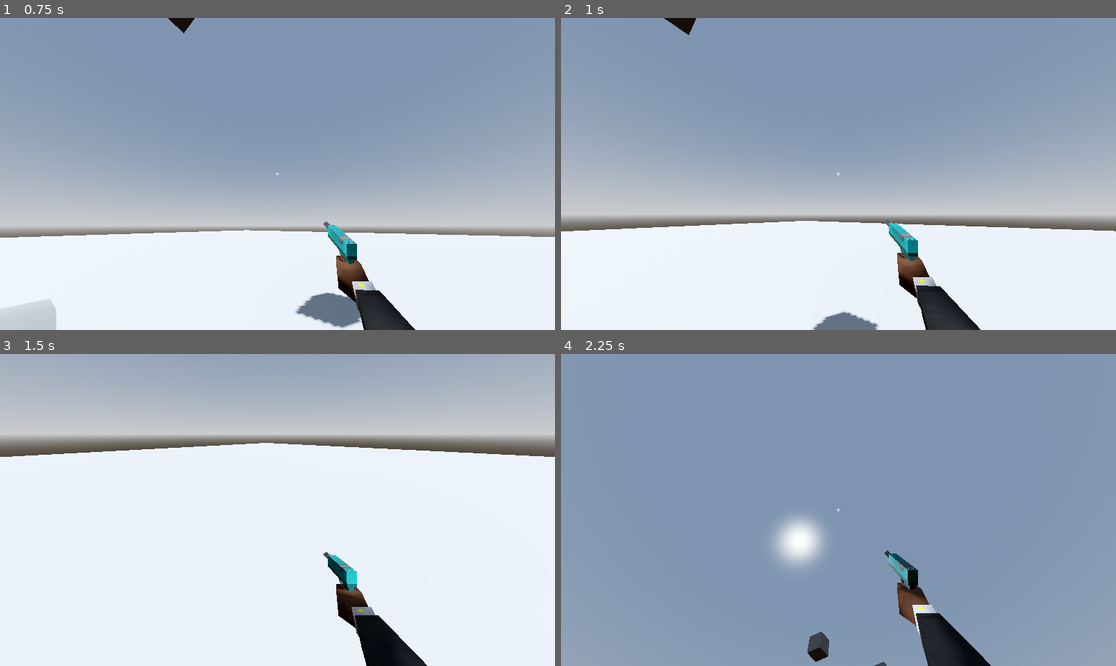
Above: before the commit, frames 1-4 (two rows, left to right).
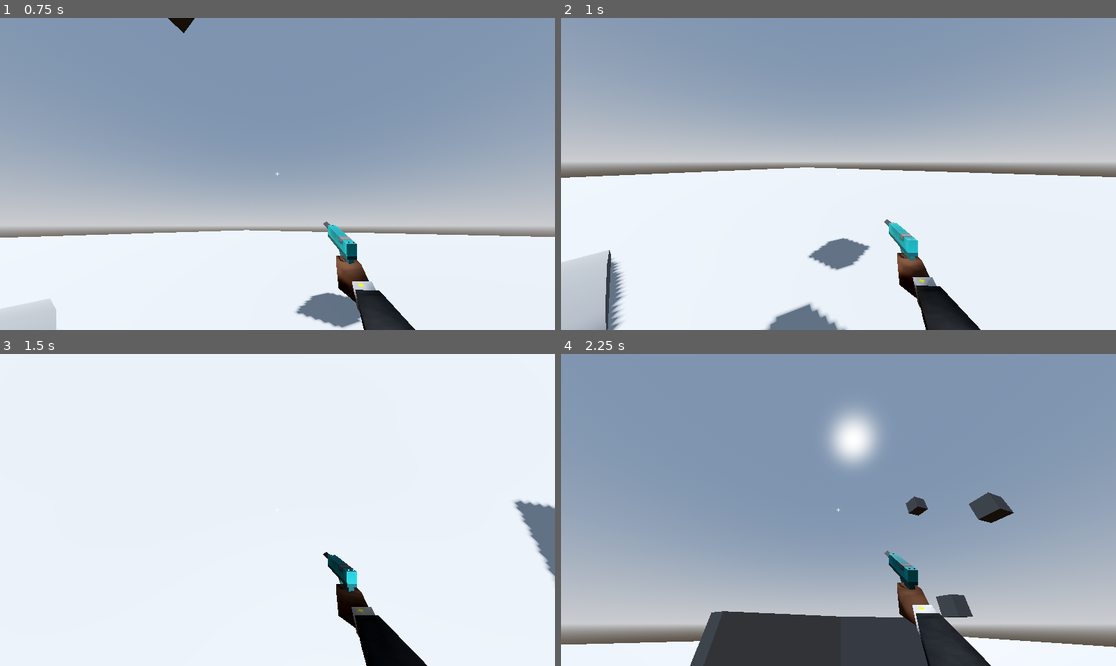
Above: after the commit, the same moments.

Repository: TheoLomeuBraga/kill-the-tower-boss
Game: Godot game, scene res://player/test_level.tscn
Same seed, same stepped clock (60 frames per second), same inputs: the game is played once before the commit and once after it. The project has no main scene, so this scene is started directly.
Inputs (mouse positions are in pixels of both pictures, inside the frame that each line leads up to):
- Up to frame 1 (0.75 s): move the mouse to (399, 158) at 0.52 s; hold D (right) from 0.53 s (still down); tap F (grapple, bound only before the commit) at 0.6 s
- Up to frame 2 (1 s): keep holding D (right); tap Space (jump) at 0.77 s; tap Down (look_down) at 0.8 s
- Up to frame 3 (1.5 s): tap Space (jump) at 1.07 s; move the mouse to (166, 525) at 1.27 s; release D (right) at 1.28 s; hold S (back) from 1.28 s (still down); tap Down (look_down) at 1.35 s
- Up to frame 4 (2.25 s): tap Space (jump) at 1.52, 1.82 s; tap Left (look_left) at 1.55, 2.1 s; move the mouse to (894, 441) at 2.02 s; release S (back) at 2.03 s; hold D (right) from 2.03 s (still down)

Frame 1 is identical in both runs. In frame 2, 39% of the frame differs, in the area x 0-100%, y 0-100%; in frame 3, 32%; in frame 4, 37%.

Commit message:
add graple hope

Diff:
--- a/player/gun_control.gd
+++ b/player/gun_control.gd
@@ -2,7 +2,36 @@
 class_name GunControl
 
 @export var body : CharacterBody3D
-@export var model : PlayerModel
+@export var player_movement : PlayerMovement
+@export var player_model : PlayerModel
 
 @export var inventory : Array[GunInfo]
 @export var current_wepon : int = 0
+
+
+
+func set_gun(no : int) -> void:
+	if current_wepon == min(no,inventory.size() -1):
+		return
+	current_wepon = min(no,inventory.size() -1)
+	player_model.set_gun(inventory[current_wepon].name)
+
+func shot() -> void:
+	player_model.gun.shot = true
+	if inventory[current_wepon].special_type == "grapple":
+		player_movement.launch_grapple()
+
+func _process(delta: float) -> void:
+	if Input.is_action_just_pressed("wepon_1"):
+		set_gun(0)
+	elif Input.is_action_just_pressed("wepon_2"):
+		set_gun(1)
+	elif Input.is_action_just_pressed("wepon_3"):
+		set_gun(2)
+	elif Input.is_action_just_pressed("wepon_4"):
+		set_gun(3)
+	elif Input.is_action_just_pressed("wepon_5"):
+		set_gun(4)
+
+	if Input.is_action_just_pressed("shot") and player_model.gun != null:
+		shot()
--- a/player/gun_data/gun_info.gd
+++ b/player/gun_data/gun_info.gd
@@ -1,6 +1,7 @@
 extends Resource
 class_name GunInfo
 
+@export var name : String
 @export var special_type : String = ""
 
 @export var bullets_per_shot : int = 1
--- a/player/guns/grapple/grapple.tscn
+++ b/player/guns/grapple/grapple.tscn
@@ -3,7 +3,7 @@
 [ext_resource type="PackedScene" uid="uid://dgt6fy64slmks" path="res://player/guns/grapple/grapple.glb" id="1_ox12o"]
 [ext_resource type="Script" uid="uid://uyx3n3xxv01s" path="res://player/guns/gun_model.gd" id="2_0cnga"]
 
-[node name="grapple" unique_id=381191971 node_paths=PackedStringArray("gun", "muzle", "arm_l", "pole_l", "hand_l", "arm_r", "pole_r", "hand_r") instance=ExtResource("1_ox12o")]
+[node name="grapple" unique_id=869399940 node_paths=PackedStringArray("gun", "muzle", "arm_l", "pole_l", "hand_l", "arm_r", "pole_r", "hand_r", "animation_player") instance=ExtResource("1_ox12o")]
 script = ExtResource("2_0cnga")
 gun = NodePath("Armature")
 muzle = NodePath("Armature/Skeleton3D/Bone/muzle")
@@ -13,12 +13,15 @@
 arm_r = NodePath("arm_r")
 pole_r = NodePath("pole_r")
 hand_r = NodePath("Armature/Skeleton3D/Bone/hand_r")
+animation_player = NodePath("AnimationPlayer")
 
-[node name="Cube" parent="Armature/Skeleton3D/Bone" parent_id_path=PackedInt32Array(1789606940) index="0" unique_id=2005046299]
+[node name="Cube" parent="Armature/Skeleton3D/Bone" parent_id_path=PackedInt32Array(1881121429) index="0" unique_id=1991105473]
 cast_shadow = 0
 
-[node name="Cylinder" parent="Armature/Skeleton3D/Bone" parent_id_path=PackedInt32Array(1789606940) index="1" unique_id=1645523518]
+[node name="Cylinder" parent="Armature/Skeleton3D/Bone" parent_id_path=PackedInt32Array(1881121429) index="1" unique_id=1976997781]
+visible = false
 cast_shadow = 0
 
-[node name="Plane" parent="Armature/Skeleton3D/Bone" parent_id_path=PackedInt32Array(1789606940) index="4" unique_id=1935118679]
+[node name="Plane" parent="Armature/Skeleton3D/Bone" parent_id_path=PackedInt32Array(1881121429) index="4" unique_id=1930461085]
+visible = false
 cast_shadow = 0
--- a/player/guns/gun_model.gd
+++ b/player/guns/gun_model.gd
@@ -30,12 +30,14 @@
 @export var shot : bool :
 	set(value):
 
-		if is_auto:
-			shot = value
-			if value:
-				animation_player.play(shot_animation)
+		if animation_player != null:
+
+			if is_auto:
+				shot = value
+				if value:
+					animation_player.play(shot_animation)
+				else:
+					animation_player.stop()
 			else:
 				animation_player.stop()
-		else:
-			animation_player.stop()
-			animation_player.play(shot_animation)
+				animation_player.play(shot_animation)
--- a/player/player.tscn
+++ b/player/player.tscn
@@ -14,13 +14,26 @@
 
 [sub_resource type="Resource" id="Resource_rgyib"]
 script = ExtResource("3_qjkh3")
+name = "pistol"
 bullet_info = SubResource("Resource_boad6")
 metadata/_custom_type_script = "uid://5ihhl4vr45q5"
 
 [sub_resource type="Resource" id="Resource_hg6s5"]
 script = ExtResource("3_qjkh3")
+name = "grapple"
 special_type = "grapple"
 metadata/_custom_type_script = "uid://5ihhl4vr45q5"
+
+[sub_resource type="StandardMaterial3D" id="StandardMaterial3D_qjkh3"]
+albedo_color = Color(0.0885599, 0.0885599, 0.0885599, 1)
+
+[sub_resource type="CylinderMesh" id="CylinderMesh_qjkh3"]
+material = SubResource("StandardMaterial3D_qjkh3")
+top_radius = 0.01
+bottom_radius = 0.01
+height = 1.0
+radial_segments = 4
+rings = 0
 
 [node name="Player" type="CharacterBody3D" unique_id=696039800]
 
@@ -38,10 +51,11 @@
 [node name="RayCast3D" type="RayCast3D" parent="Camera3D" unique_id=220714997]
 target_position = Vector3(0, 0, -100)
 
-[node name="GunControl" type="Node" parent="Camera3D" unique_id=816634884 node_paths=PackedStringArray("body", "model")]
+[node name="GunControl" type="Node" parent="Camera3D" unique_id=816634884 node_paths=PackedStringArray("body", "player_movement", "player_model")]
 script = ExtResource("2_g1dw6")
 body = NodePath("../..")
-model = NodePath("../PlayerModel")
+player_movement = NodePath("../../PlayerMovement")
+player_model = NodePath("../PlayerModel")
 inventory = Array[ExtResource("3_qjkh3")]([SubResource("Resource_rgyib"), SubResource("Resource_hg6s5")])
 
 [node name="HUD" type="Control" parent="." unique_id=627942019]
@@ -64,8 +78,17 @@
 layout_mode = 2
 text = "+"
 
-[node name="PlayerMovement" type="Node" parent="." unique_id=494941887 node_paths=PackedStringArray("camera", "model", "grapple_raycast")]
+[node name="PlayerMovement" type="Node" parent="." unique_id=494941887 node_paths=PackedStringArray("camera", "model", "grapple_raycast", "grapple_hope")]
 script = ExtResource("1_oul6g")
 camera = NodePath("../Camera3D")
 model = NodePath("../Camera3D/PlayerModel")
 grapple_raycast = NodePath("../Camera3D/RayCast3D")
+grapple_hope = NodePath("../grapple_hope")
+
+[node name="grapple_hope" type="Node3D" parent="." unique_id=626555924]
+visible = false
+
+[node name="grapple_hope" type="MeshInstance3D" parent="grapple_hope" unique_id=1792813853]
+transform = Transform3D(1, 0, 0, 0, -4.371139e-08, -1, 0, 1, -4.371139e-08, 0, 0, -0.5)
+cast_shadow = 0
+mesh = SubResource("CylinderMesh_qjkh3")
--- a/player/player_model/player_model.gd
+++ b/player/player_model/player_model.gd
@@ -32,13 +32,26 @@
 
 func set_gun( name : String ) -> void:
 	if guns_models.has(name):
+
+		if drop_wepon_tween != null:
+			drop_wepon_tween.stop()
+
+		gun_animations.drop_wepon_estate = 1.0
+
 		gun.queue_free()
 		gun = guns_models[name].instantiate()
+		gun.visible = false
+		arms.visible = false
 		add_child(gun)
 
 		drop_wepon_tween = create_tween()
 		drop_wepon_tween.tween_property(gun_animations, "drop_wepon_estate", 0.0, 0.5)
-		#gun_animations.drop_wepon_estate = 0.0
+
+		await get_tree().create_timer(0.1).timeout
+		gun.visible = true
+		arms.visible = true
+
+
 	else:
 		drop_wepon_tween = create_tween()
 		drop_wepon_tween.tween_property(gun_animations, "drop_wepon_estate", 1.0, 0.5)
--- a/player/player_model/player_model.tscn
+++ b/player/player_model/player_model.tscn
@@ -12,7 +12,7 @@
 gun_animations = NodePath("gun_animations")
 gun = NodePath("grapple")
 guns_models = Dictionary[String, PackedScene]({
-"graple": ExtResource("4_qu0w5"),
+"grapple": ExtResource("4_qu0w5"),
 "pistol": ExtResource("2_hk2sv")
 })
 
--- a/player/player_movement.gd
+++ b/player/player_movement.gd
@@ -25,16 +25,20 @@
 @export_category("grapple estate")
 
 @export var grapple_length : float = 2.0
-@export var grapple_range : float = 10.0
+@export var grapple_range : float = 20.0
 @export var grapple_stffness : float = 10.0
 @export var grapple_damping : float = 1.0
 @export var grapple_raycast : RayCast3D
+@export var grapple_hope : Node3D
 var grapple_place : Vector3
 
 func launch_grapple() -> void:
 	if grapple_raycast.is_colliding():
 		grapple_place = grapple_raycast.get_collision_point()
 		estate = grapple_estate
+		grapple_hope.visible = true
+
+		body.motion_mode = CharacterBody3D.MOTION_MODE_FLOATING
 
 func grapple_estate(delta : float) -> void:
 
@@ -57,12 +61,19 @@
 		force = sf + danping
 
 
+	grapple_hope.global_position = model.gun.muzle.global_position
+	grapple_hope.look_at(grapple_place)
+	grapple_hope.scale.z = grapple_hope.global_position.distance_to(grapple_place)
+
+
 	var input_dir : Vector3 = body.basis * Vector3(Input.get_axis("left","right"),0.0,Input.get_axis("foward","back")).normalized()
 
 	body.velocity += force * delta
 
 	if not Input.is_action_pressed("shot"):
 		estate = air_estate
+		grapple_hope.visible = false
+		body.motion_mode = CharacterBody3D.MOTION_MODE_GROUNDED
 
 @export_category("air estate")
 
@@ -97,7 +108,7 @@
 @export_category("camera")
 
 @export var mouse_sensitivity : float = 0.01
-@export var joystick_sensitivity : float = 12.0
+@export var joystick_sensitivity : float = 6.0
 
 func _input(event: InputEvent) -> void:
 	if event is InputEventMouseMotion:
@@ -107,8 +118,8 @@
 
 func camera_process(delta : float) -> void:
 
-	body.rotation.y += delta * Input.get_axis("look_right","look_left")
-	camera.rotation.x += delta * Input.get_axis("look_down","look_up")
+	body.rotation.y += delta * Input.get_axis("look_right","look_left") * joystick_sensitivity
+	camera.rotation.x += delta * Input.get_axis("look_down","look_up") * joystick_sensitivity
 
 	camera.rotation_degrees.x = clamp(camera.rotation_degrees.x,-90,90)
 
--- a/project.godot
+++ b/project.godot
@@ -95,9 +95,19 @@
 "events": [Object(InputEventKey,"resource_local_to_scene":false,"resource_name":"","device":-1,"window_id":0,"alt_press …(191 unchanged characters)…
 ]
 }
-grapple={
+wepon_5={
 "deadzone": 0.2,
-"events": [Object(InputEventKey,"resource_local_to_scene":fa …(140 unchanged characters)… d":false,"keycode":0,"physical_keycode":70,"key_label":0,"unicode":102,"location":0,"echo":false,"script":null)
+"events": [Object(InputEventKey,"resource_local_to_scene":fa …(140 unchanged characters)… d":false,"keycode":0,"physical_keycode":53,"key_label":0,"unicode":53,"location":0,"echo":false,"script":null)
+]
+}
+next_wepon={
+"deadzone": 0.2,
+"events": [Object(InputEventMouseButton,"resource_local_to_scene":false,"resource_name":"","device":-1,"window_id":0,"alt_pressed":false,"shift_pressed":false,"ctrl_pressed":false,"meta_pressed":false,"button_mask":0,"position":Vector2(0, 0),"global_position":Vector2(0, 0),"factor":1.0,"button_index":4,"canceled":false,"pressed":false,"double_click":false,"script":null)
+]
+}
+previous_wepon={
+"deadzone": 0.2,
+"events": [Object(InputEventMouseButton,"resource_local_to_scene":false,"resource_name":"","device":-1,"window_id":0,"alt_pressed":false,"shift_pressed":false,"ctrl_pressed":false,"meta_pressed":false,"button_mask":0,"position":Vector2(0, 0),"global_position":Vector2(0, 0),"factor":1.0,"button_index":5,"canceled":false,"pressed":false,"double_click":false,"script":null)
 ]
 }
 
Binary file changed: player/guns/grapple/grapple.glb
Binary file changed: player/guns/pistol/pistol.glb
Not shown, changed: player/guns/grapple/grapple.blend
Not shown, changed: player/guns/grapple/grapple.blend1
Not shown, changed: player/guns/pistol/pistol.blend
Not shown, changed: player/guns/pistol/pistol.blend1
